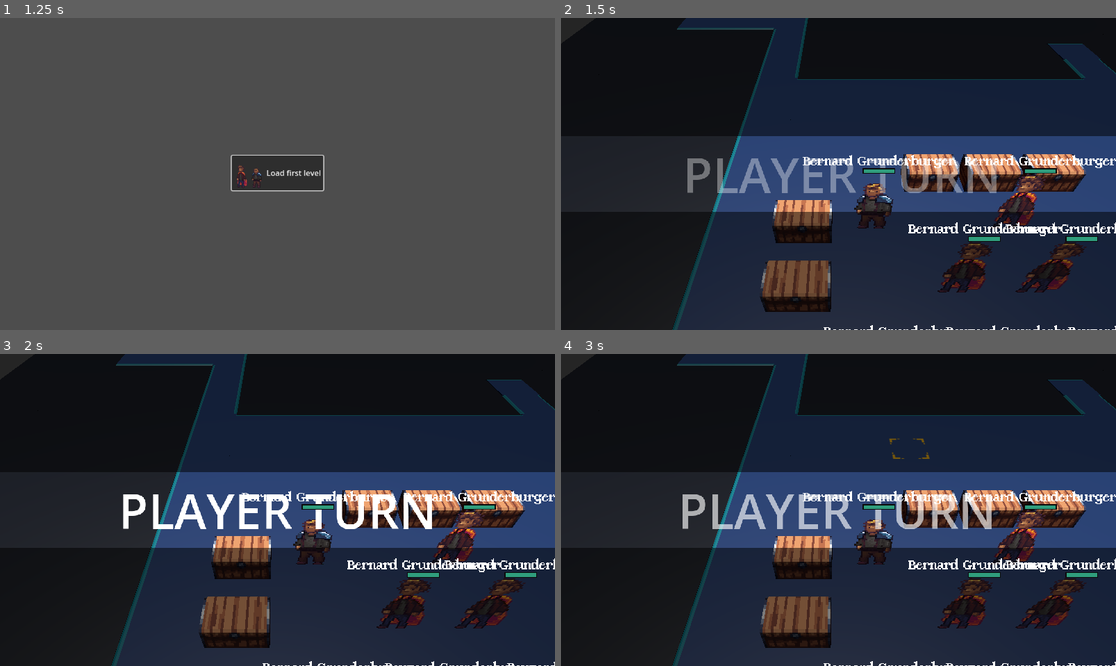
Above: before the commit, frames 1-4 (two rows, left to right).
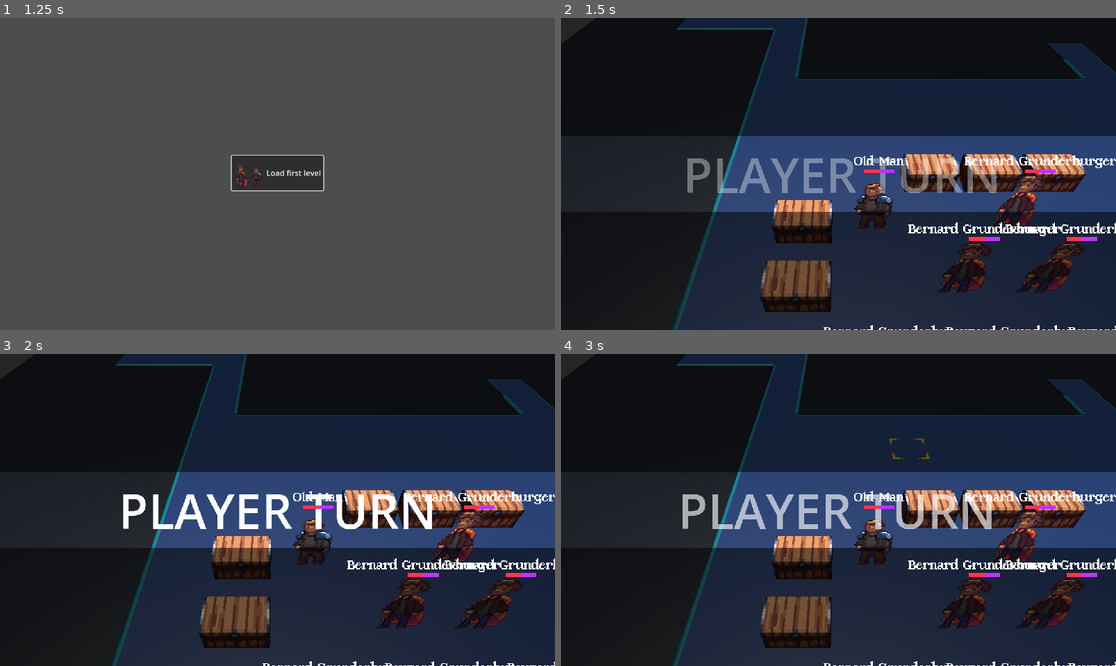
Above: after the commit, the same moments.

Repository: alanhaugen/bachelor-inn
Game: Godot game, scene res://scenes/UI/mainmenu.tscn
Same seed, same stepped clock (60 frames per second), same inputs: the game is played once before the commit and once after it.
Inputs (mouse positions are in pixels of both pictures, inside the frame that each line leads up to):
- Up to frame 1 (1.25 s): move the mouse to (399, 158) at 0.52 s; hold Right (pan_right) from 0.53 s (still down); click (399, 158) at 0.67 s
- Up to frame 2 (1.5 s): release Right (pan_right) at 1.25 s; click "Load first level" at 1.25 s
- Up to frame 3 (2 s): no input
- Up to frame 4 (3 s): drag from (727, 525) to (810, 572) at 2.02 s; tap Enter at 2.75 s; move the mouse to (894, 441) at 2.77 s; hold Right (pan_right) from 2.78 s (still down); hold Space (selected) from 2.78 s (still down); click (894, 441) at 2.92 s

Frame 1 is identical in both runs. In frame 2, 0.7% of the frame differs, in the area x 43-97%, y 43-72%; in frame 3, 0.6%; in frame 4, 0.7%.

Commit message:
Added sanity bar

Diff:
--- a/scenes/Characters/enemy.tscn
+++ b/scenes/Characters/enemy.tscn
@@ -22,6 +22,7 @@
 
 [node name="Unit" type="Node3D"]
 script = ExtResource("1_5uy6h")
+unit_name = "Old Man"
 
 [node name="Character" type="AnimatedSprite3D" parent="."]
 transform = Transform3D(1, 0, 0, 0, 1, 0, 0, 0, 1, 0, 0.31031227, 0)
@@ -48,7 +49,6 @@
 scale = Vector2(2, 2)
 size_flags_horizontal = 4
 size_flags_vertical = 4
-mouse_filter = 2
 
 [node name="VBoxContainer" type="VBoxContainer" parent="CanvasLayer/HealthBar"]
 layout_mode = 1
--- a/scenes/UI/HealthBar.tscn
+++ b/scenes/UI/HealthBar.tscn
@@ -2,50 +2,52 @@
 
 [ext_resource type="Script" uid="uid://bavrkht7e8y52" path="res://scripts/popups/health_bar.gd" id="1_1u02u"]
 
-[sub_resource type="StyleBoxEmpty" id="StyleBoxEmpty_4av4t"]
+[sub_resource type="StyleBoxFlat" id="StyleBoxFlat_5fhnc"]
+bg_color = Color(0, 0, 0, 0)
 
-[sub_resource type="StyleBoxFlat" id="StyleBoxFlat_xfmwm"]
-bg_color = Color(0.18725458, 0.6159643, 0.4897607, 1)
+[sub_resource type="StyleBoxFlat" id="StyleBoxFlat_23qt1"]
+bg_color = Color(1, 0.2024239, 0.32685488, 1)
 
 [sub_resource type="StyleBoxFlat" id="StyleBoxFlat_mhiy5"]
-bg_color = Color(0.04303915, 0.043039158, 0.043039113, 1)
-expand_margin_left = 1.0
-expand_margin_top = 1.0
-expand_margin_right = 1.0
-expand_margin_bottom = 1.0
-shadow_color = Color(0, 0, 0, 0.078431375)
-shadow_offset = Vector2(0, 1)
+bg_color = Color(0.043137256, 0, 0.043137256, 0)
 
 [sub_resource type="StyleBoxFlat" id="StyleBoxFlat_j8d75"]
-bg_color = Color(0.9779369, 0.97793704, 0.9779369, 1)
+bg_color = Color(0.76173335, 0.1953432, 0.9999936, 1)
 
-[node name="HealthBar" type="ProgressBar"]
+[node name="HealthBar" type="ColorRect"]
 z_index = 1
 offset_right = 32.0
 offset_bottom = 4.0
 mouse_filter = 2
-theme_override_styles/background = SubResource("StyleBoxEmpty_4av4t")
-theme_override_styles/fill = SubResource("StyleBoxFlat_xfmwm")
-value = 60.0
-show_percentage = false
+color = Color(0, 0, 0, 0)
 script = ExtResource("1_1u02u")
 
-[node name="DamageBar" type="ProgressBar" parent="."]
-z_index = -1
+[node name="HBoxContainer" type="HBoxContainer" parent="."]
 layout_mode = 1
 anchors_preset = 15
 anchor_right = 1.0
 anchor_bottom = 1.0
 grow_horizontal = 2
 grow_vertical = 2
+theme_override_constants/separation = 0
+
+[node name="Health" type="ProgressBar" parent="HBoxContainer"]
+layout_mode = 2
+size_flags_horizontal = 3
+size_flags_vertical = 1
+mouse_filter = 2
+theme_override_styles/background = SubResource("StyleBoxFlat_5fhnc")
+theme_override_styles/fill = SubResource("StyleBoxFlat_23qt1")
+value = 80.0
+show_percentage = false
+
+[node name="Sanity" type="ProgressBar" parent="HBoxContainer"]
+layout_mode = 2
+size_flags_horizontal = 3
+size_flags_vertical = 1
 mouse_filter = 2
 theme_override_styles/background = SubResource("StyleBoxFlat_mhiy5")
 theme_override_styles/fill = SubResource("StyleBoxFlat_j8d75")
 value = 80.0
+fill_mode = 1
 show_percentage = false
-
-[node name="Timer" type="Timer" parent="."]
-wait_time = 0.4
-one_shot = true
-
-[connection signal="timeout" from="Timer" to="." method="_on_timer_timeout"]
--- a/scenes/UI/move_popup.tscn
+++ b/scenes/UI/move_popup.tscn
@@ -1,14 +1,19 @@
-[gd_scene load_steps=2 format=3 uid="uid://cswysjv240iry"]
+[gd_scene load_steps=3 format=3 uid="uid://cswysjv240iry"]
 
 [ext_resource type="Script" uid="uid://bw55jgvv8pqry" path="res://scripts/popups/move_popup.gd" id="1_kldpr"]
+[ext_resource type="FontFile" uid="uid://bltfi0bh6lptu" path="res://art/Fonts/RetroByte.ttf" id="2_yxb3c"]
 
 [node name="MovePopup" type="Control"]
 layout_mode = 3
-anchors_preset = 15
+anchors_preset = 3
+anchor_left = 1.0
+anchor_top = 1.0
 anchor_right = 1.0
 anchor_bottom = 1.0
-grow_horizontal = 2
-grow_vertical = 2
+grow_horizontal = 0
+grow_vertical = 0
+size_flags_horizontal = 8
+size_flags_vertical = 8
 script = ExtResource("1_kldpr")
 
 [node name="VBoxContainer" type="VBoxContainer" parent="."]
@@ -19,20 +24,28 @@
 [node name="MoveButton" type="Button" parent="VBoxContainer"]
 visible = false
 layout_mode = 2
+theme_override_fonts/font = ExtResource("2_yxb3c")
+theme_override_font_sizes/font_size = 72
 text = "Move"
 
 [node name="AttackButton" type="Button" parent="VBoxContainer"]
 visible = false
 layout_mode = 2
+theme_override_fonts/font = ExtResource("2_yxb3c")
+theme_override_font_sizes/font_size = 72
 text = "Attack"
 
 [node name="WaitButton" type="Button" parent="VBoxContainer"]
 visible = false
 layout_mode = 2
+theme_override_fonts/font = ExtResource("2_yxb3c")
+theme_override_font_sizes/font_size = 72
 text = "Wait"
 
 [node name="CancelButton" type="Button" parent="VBoxContainer"]
 layout_mode = 2
+theme_override_fonts/font = ExtResource("2_yxb3c")
+theme_override_font_sizes/font_size = 72
 text = "Cancel"
 
 [connection signal="pressed" from="VBoxContainer/MoveButton" to="." method="_on_move_button_pressed"]
--- a/scripts/combat/move.gd
+++ b/scripts/combat/move.gd
@@ -7,6 +7,7 @@
 var isAttack :bool;
 var isWait   :bool;
 
+
 func _init(inStartPos :Vector3i, inEndPos :Vector3i, inGridCode :int, inUnits: GridMap, inIsAttack :bool = false) -> void:
 	startPos = inStartPos;
 	endPos   = inEndPos;
@@ -15,10 +16,12 @@
 	isAttack = inIsAttack;
 	isWait   = false;
 
+
 func execute() -> void:
 	units.set_cell_item(startPos, -1);
 	units.set_cell_item(endPos, gridCode);
 
+
 func undo() -> void:
 	units.set_cell_item(endPos, -1);
 	units.set_cell_item(startPos, gridCode);
--- a/scripts/popups/health_bar.gd
+++ b/scripts/popups/health_bar.gd
@@ -1,29 +1,23 @@
-extends ProgressBar
+extends ColorRect
 
-@onready var timer : Timer = $Timer
-@onready var damage_bar : ProgressBar = $DamageBar
+@onready var health_bar : ProgressBar = $HBoxContainer/Health;
+@onready var sanity_bar : ProgressBar = $HBoxContainer/Sanity;
 
 var health : int = 0 : set = _set_health
+var sanity : int = 0 : set = _set_sanity
 
-func _set_health(new_health : int) -> void:
-	var prev_health : int = health
-	health = min(max_value, new_health)
-	value = health
 
-	if health <= 0:
-		queue_free()
-	else:
-		damage_bar.value = health
+func _ready() -> void:
+	health_bar.max_value = 0;
+	sanity_bar.max_value = 0;
 
-	if health < prev_health:
-		timer.start()
+func _set_health(new_health: int) -> void:
+	health_bar.max_value = max(health_bar.max_value, new_health);
+	health_bar.value = new_health;
+	health = new_health;
 
-func init_health(_health : int) ->void:
-	health = _health
-	max_value = health
-	value = health
-	damage_bar.max_value = health
-	damage_bar.value = health
 
-func _on_timer_timeout() -> void:
-	damage_bar.value = health
+func _set_sanity(new_sanity: int) -> void:
+	sanity_bar.max_value = max(sanity_bar.max_value, new_sanity);
+	sanity_bar.value = new_sanity;
+	sanity = new_sanity;
--- a/scripts/stats/unit.gd
+++ b/scripts/stats/unit.gd
@@ -19,7 +19,7 @@
 
 @onready var camera: Camera3D;
 @onready var character: AnimatedSprite3D = $Character
-@onready var health_bar: ProgressBar = %HealthBar
+@onready var health_bar: ColorRect = %HealthBar
 @onready var health_label: Label = $CanvasLayer/HealthBar/VBoxContainer/Health
 @onready var name_label: Label = $CanvasLayer/HealthBar/VBoxContainer/Name
 
@@ -45,14 +45,20 @@
 
 @export var spawn_location :Vector3i; ## Where the unit will spawn
 
+@export var current_health: int = health;
+@export var current_sanity: int = mind;
+
 ## SKILL TREE
+
 
 func _ready() -> void:
 	camera = get_viewport().get_camera_3d();
 	print(unit_name);
-	health_bar.init_health(health);
+	health_bar.health = current_health;
+	health_bar.sanity = current_sanity;
 	health_label.text = "Health: " + str(health);
 	name_label.text = unit_name;
+
 
 func _process(_delta: float) -> void:
 	var mesh_3d_position: Vector3 = character.global_transform.origin;
